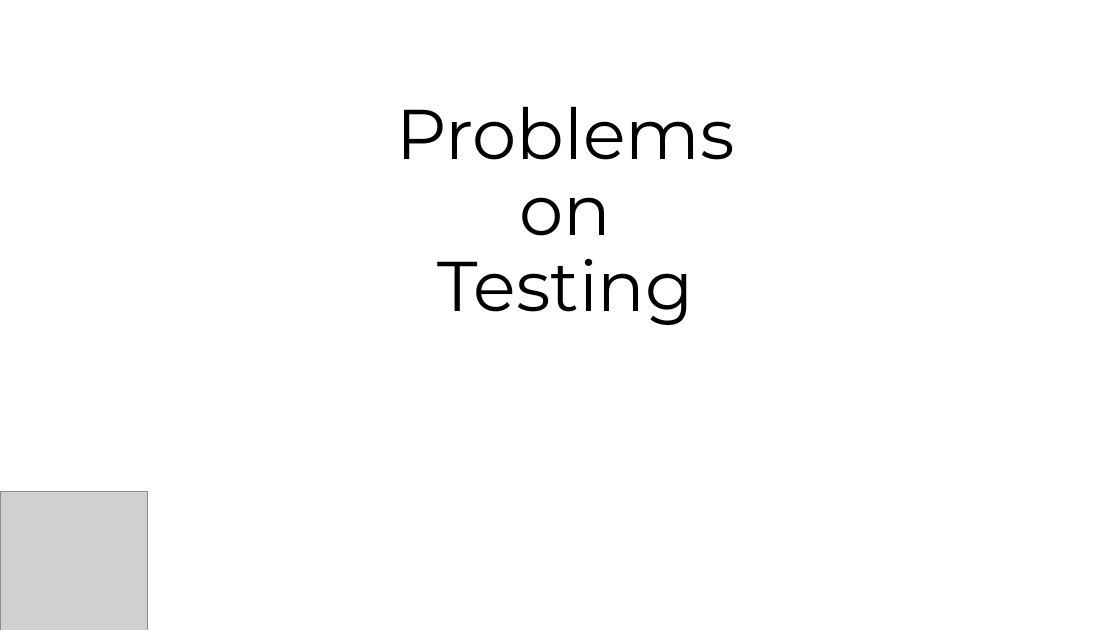
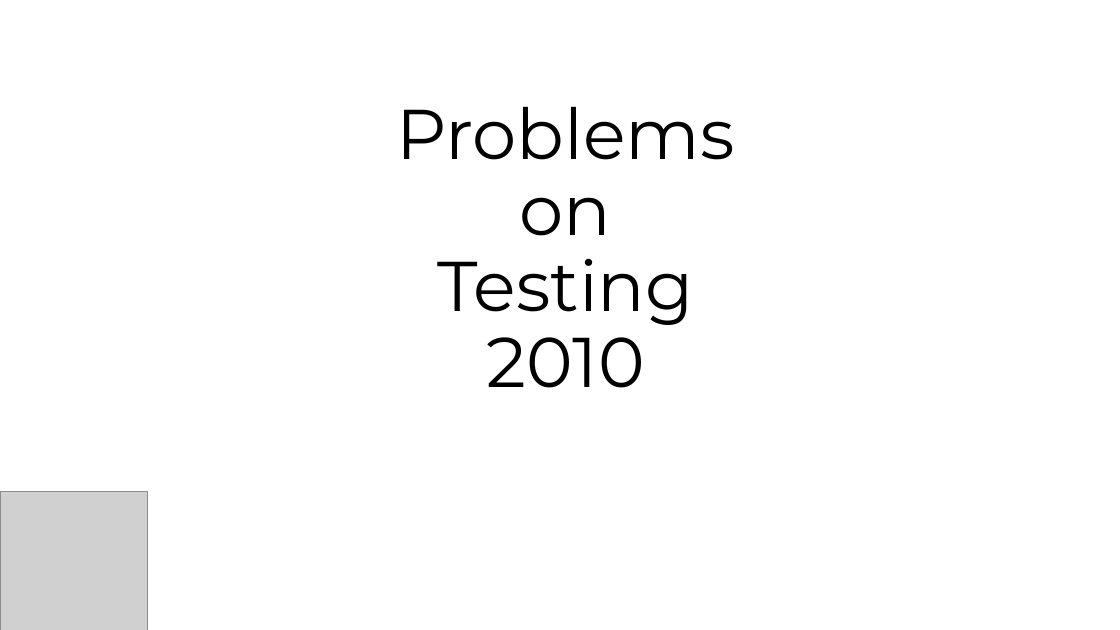
Before and after one commit to SungchulLee/statistics, a slide deck: slide 1 of 검정 임용고시 2010.pptx. Drawn at 1120x630 pixels with LibreOffice and Linux fonts; fonts in the diff are those of the drawing; grey boxes stand for pictures. Boxes give left, top, right and bottom in pixels: in the first picture for what was removed or moved away, otherwise in the second. Text is boxed around its words. In the diff, an @@ line names an element or a change of style, - is before the commit and + after.

```diff
--- a/검정 임용고시 2010.pptx
+++ b/검정 임용고시 2010.pptx
@@ title at (396,106,734,388): text changed @@
-Problems
-on
-Testing
+Problems
+on
+Testing
+2010
```
Also in this commit, not shown: 1 slide added.
